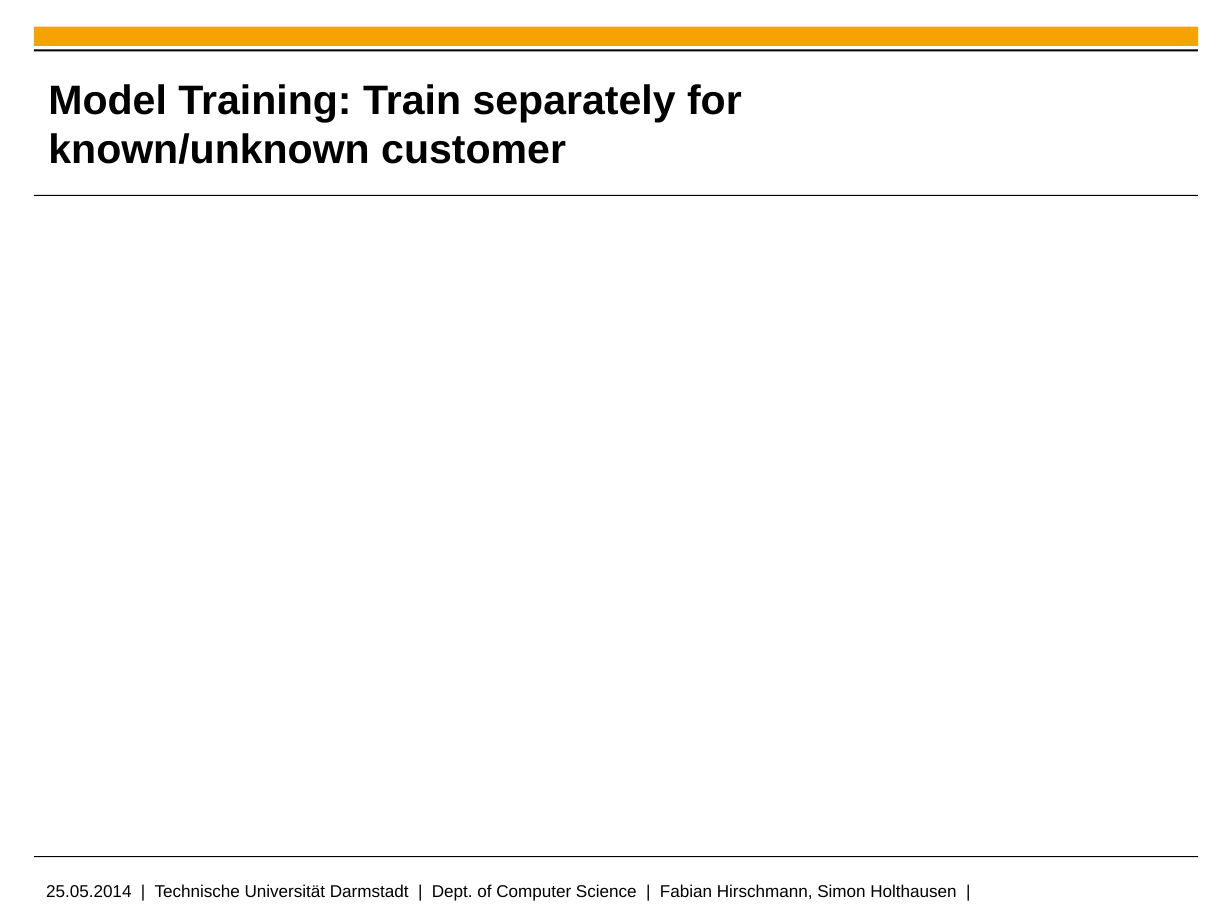
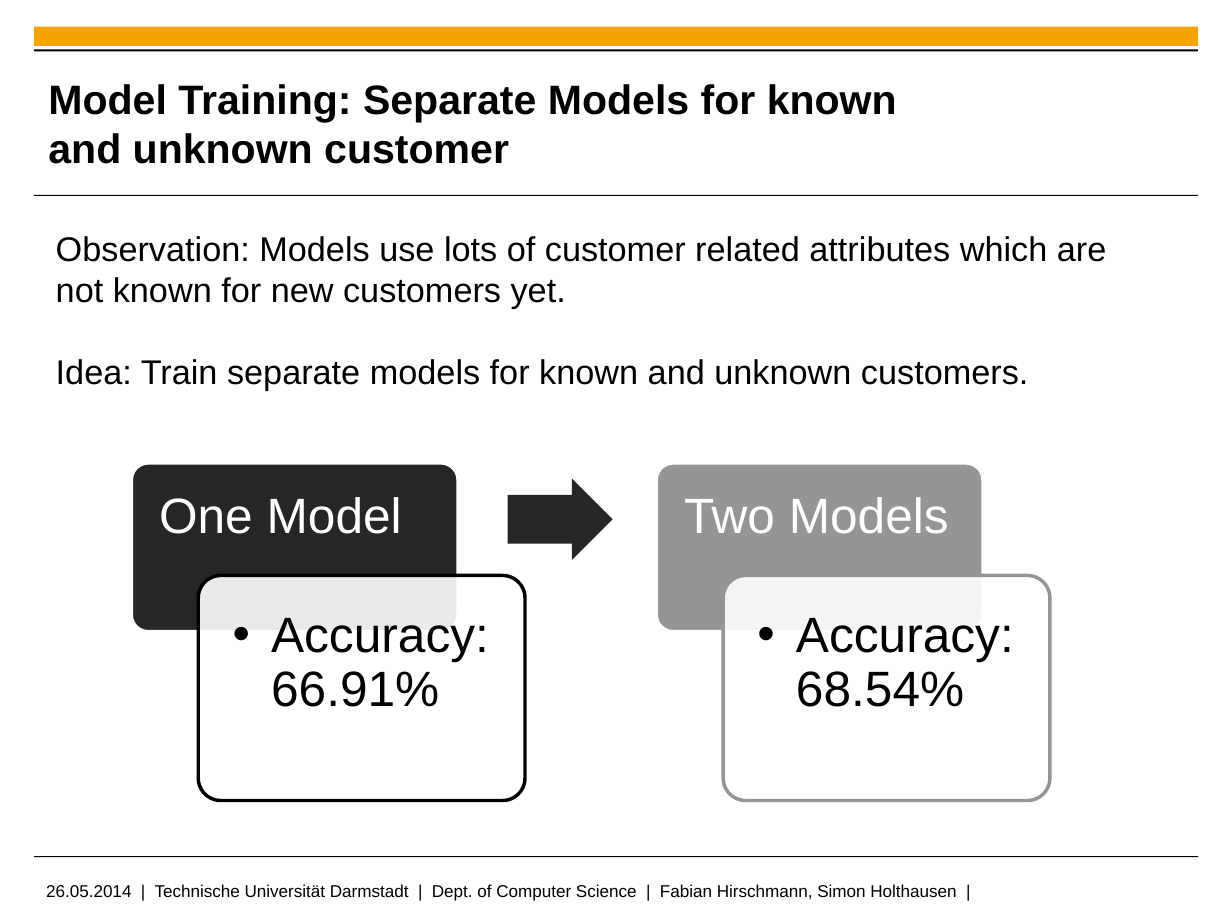
Before and after one commit to fhirschmann/ml_dmc2014, a slide deck: slide 4 of doc/pres-prudsys.pptx. Drawn at 1232x924 pixels with LibreOffice and Linux fonts; fonts in the diff are those of the drawing; background and template pictures are left out. Boxes give left, top, right and bottom in pixels: in the first picture for what was removed or moved away, otherwise in the second. Text is boxed around its words. In the diff, an @@ line names an element or a change of style, - is before the commit and + after.

```diff
--- a/doc/pres-prudsys.pptx
+++ b/doc/pres-prudsys.pptx
@@ title at (48,84,897,164): text changed @@
-Model Training: Train separately for known/unknown customer
+Model Training: Separate Models for known and unknown customer
@@ text added at (56,236,1106,391), 20 pt, text #000000 @@
+Observation: Models use lots of customer related attributes which are not known for new customers yet.
+Idea: Train separate models for known and unknown customers.
@@ group added at (132,463,1050,801): 4 rounded rectangles, 4 texts, 1 right arrow @@
+One Model
+  •• Accuracy: 66.91%
+Two Models
+  •• Accuracy: 68.54%
@@ text at (46,884,956,901): text changed @@
-25.05.2014 | Technische Universität Darmstadt | Dept. of Computer Science | Fabian Hirschmann, Simon Holthausen |
+26.05.2014 | Technische Universität Darmstadt | Dept. of Computer Science | Fabian Hirschmann, Simon Holthausen |
```
Also in this commit, not shown: 3 other slides changed.
